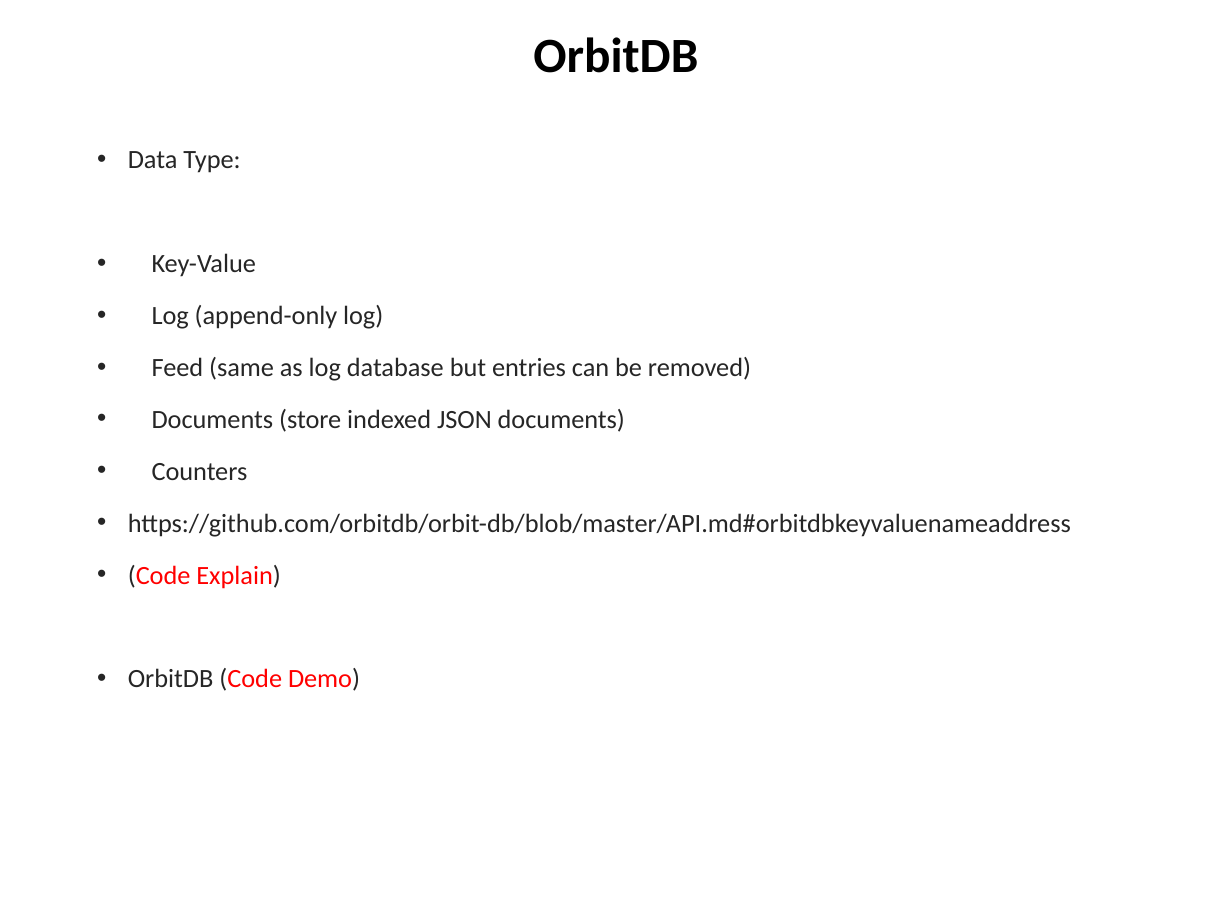
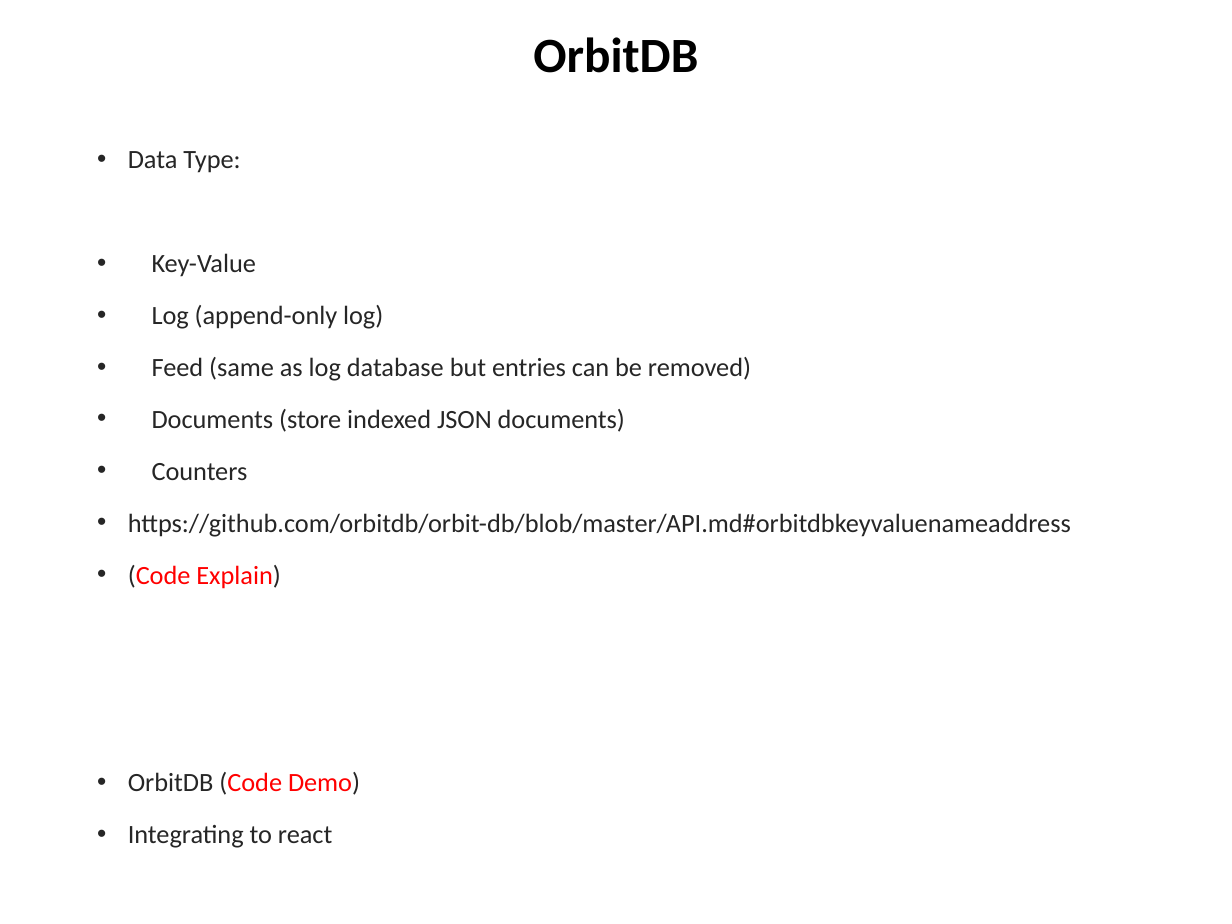
Before and after one commit to chuacw/SGUS-Slides, a slide deck: slide 26 of BCI - Batch2 - Day13 - IPFS.pptx (slide 14 before the commit). Drawn at 1232x924 pixels with LibreOffice and Linux fonts; fonts in the diff are those of the drawing. Boxes give left, top, right and bottom in pixels: in the first picture for what was removed or moved away, otherwise in the second. Text is boxed around its words. In the diff, an @@ line names an element or a change of style, - is before the commit and + after.

```diff
--- a/BCI - Batch2 - Day13 - IPFS.pptx
+++ b/BCI - Batch2 - Day13 - IPFS.pptx
@@ text at [128,825,332,848]: paragraph added @@
+• Integrating to react
```
Also in this commit, not shown: 12 other slides changed, 13 slides added, 3 other files.
